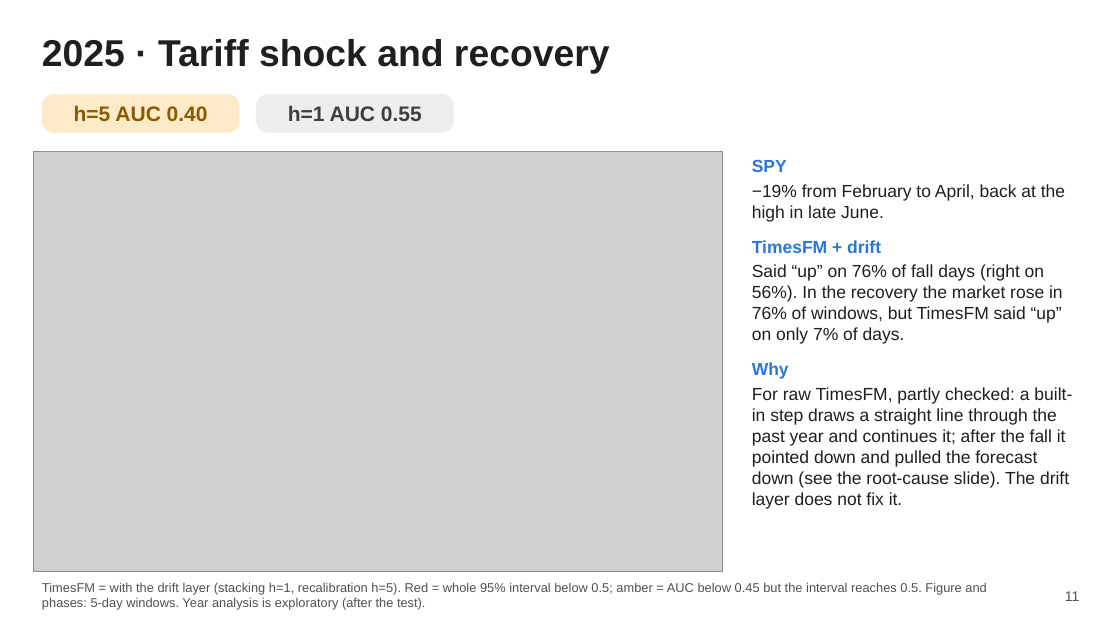
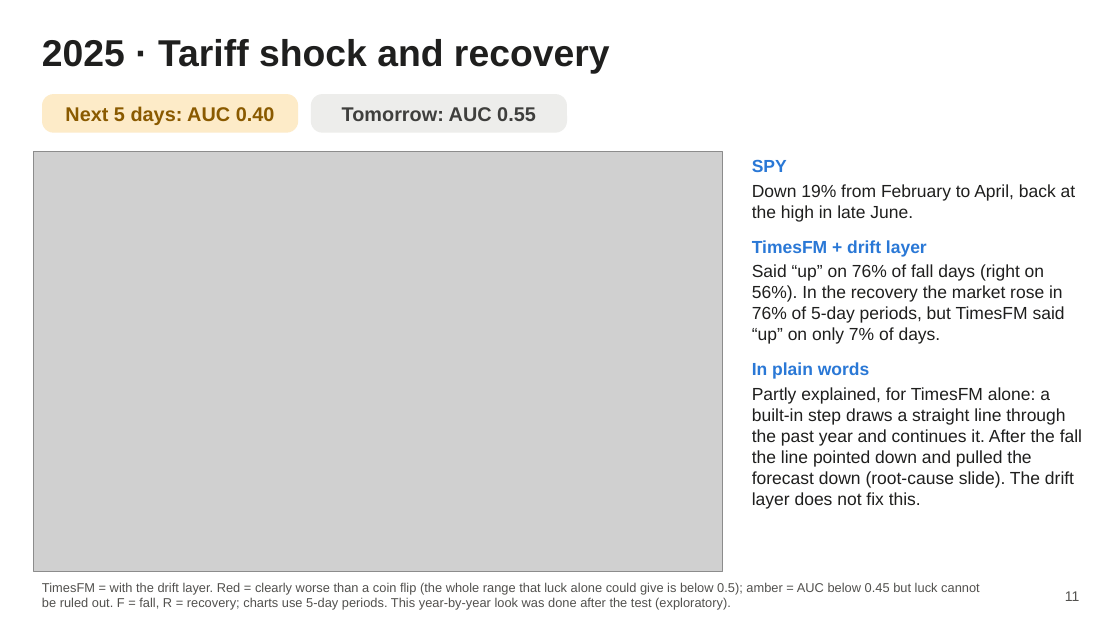
Before and after one commit to AmauryJayr/Predicting-SP500, a slide deck: slide 11 of timesfm3_experiment/slides/timesfm3_slides.pptx. Drawn at 1120x630 pixels with LibreOffice and Linux fonts; fonts in the diff are those of the drawing; grey boxes stand for pictures. Boxes give left, top, right and bottom in pixels: in the first picture for what was removed or moved away, otherwise in the second. Text is boxed around its words. In the diff, an @@ line names an element or a change of style, - is before the commit and + after.

```diff
--- a/timesfm3_experiment/slides/timesfm3_slides.pptx
+++ b/timesfm3_experiment/slides/timesfm3_slides.pptx
@@ rounded rectangle "Next 5 days: AUC 0.40": place and size @@
-rounded rectangle "Next 5 days: AUC 0.40" at (42,94,239,133)
+rounded rectangle "Next 5 days: AUC 0.40" at (42,94,298,133)
@@ text in rounded rectangle at (65,106,275,125): text changed; size 18 to 17 pt @@
-h=5 AUC 0.40
+Next 5 days: AUC 0.40
@@ rounded rectangle "Tomorrow: AUC 0.55": place and size @@
-rounded rectangle "Tomorrow: AUC 0.55" at (256,94,454,133)
+rounded rectangle "Tomorrow: AUC 0.55" at (311,94,567,133)
@@ text in rounded rectangle at (342,107,536,121): text changed; size 18 to 17 pt @@
-h=1 AUC 0.55
+Tomorrow: AUC 0.55
@@ text at (752,184,1082,509): text changed @@
-−19% from February to April, back at the high in late June.
-TimesFM + drift
-Said “up” on 76% of fall days (right on 56%). In the recovery the market rose in 76% of windows, but TimesFM said “up” on only 7% of days.
-Why
-For raw TimesFM, partly checked: a built-in step draws a straight line through the past year and continues it; after the fall it pointed down and pulled the forecast down (see the root-cause slide). The drift layer does not fix it.
+Down 19% from February to April, back at the high in late June.
+TimesFM + drift layer
+Said “up” on 76% of fall days (right on 56%). In the recovery the market rose in 76% of 5-day periods, but TimesFM said “up” on only 7% of days.
+In plain words
+Partly explained, for TimesFM alone: a built-in step draws a straight line through the past year and continues it. After the fall the line pointed down and pulled the forecast down (root-cause slide). The drift layer does not fix this.
@@ text at (42,582,980,610): text changed @@
-TimesFM = with the drift layer (stacking h=1, recalibration h=5). Red = whole 95% interval below 0.5; amber = AUC below 0.45 but the interval reaches 0.5. Figure and phases: 5-day windows. Year analysis is exploratory (after the test).
+TimesFM = with the drift layer. Red = clearly worse than a coin flip (the whole range that luck alone could give is below 0.5); amber = AUC below 0.45 but luck cannot be ruled out. F = fall, R = recovery; charts use 5-day periods. This year-by-year look was done after the test (exploratory).
```
Also in this commit, not shown: 16 other slides changed, 41 other files.
